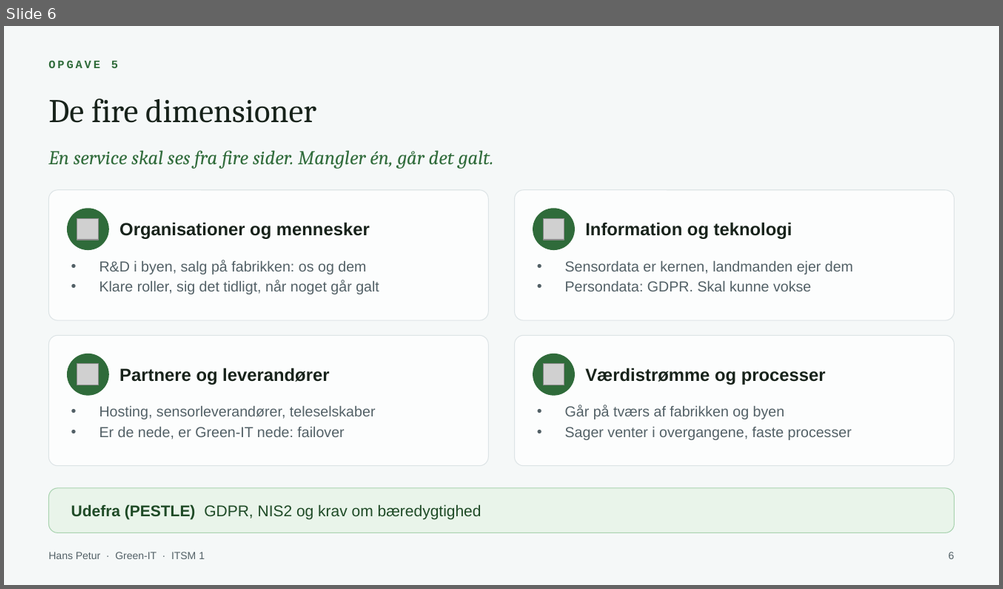
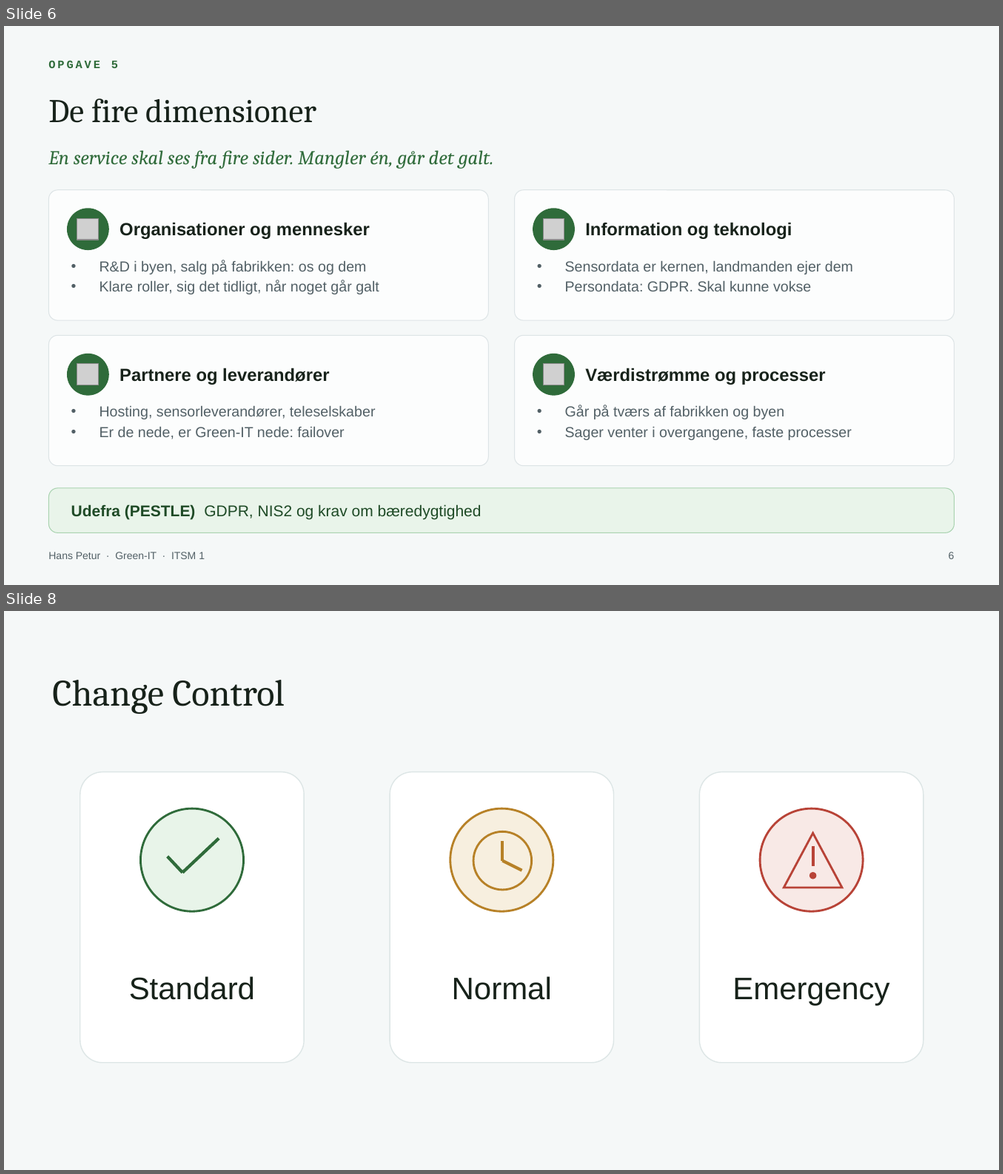
Before and after one commit to patrickhaahr/itil, a slide deck: praesentation/green-it-hans.pptx. Shown one above the other, each under a label of ours: slide 6 before the commit, slides 6 and 8 after it; the slides between them are not shown. The pictures are 1003x589 and 1003x1174 pixels, drawn with LibreOffice and Linux fonts; fonts in the diff are those of the drawing; grey boxes stand for pictures. Boxes give left, top, right and bottom in pixels: in the first picture for what was removed or moved away, otherwise in the second. Text is boxed around its words. In the diff, an @@ line names an element or a change of style, - is before the commit and + after.

```diff
--- a/praesentation/green-it-hans.pptx
+++ b/praesentation/green-it-hans.pptx
@@ slide 8 added at <box>4,611,999,1170</box>, background #F5F8F8 @@
@@ text added at <box>52,680,284,714</box>, 36 pt, text #17221A @@
+Change Control
@@ rounded rectangle added at <box>80,772,304,1063</box>, fill #FFFFFF, outline #DDE6E6 1 pt @@
@@ rounded rectangle added at <box>390,772,614,1063</box>, fill #FFFFFF, outline #DDE6E6 1 pt @@
@@ rounded rectangle added at <box>700,772,923,1063</box>, fill #FFFFFF, outline #DDE6E6 1 pt @@
@@ ellipse added at <box>141,809,244,911</box>, fill #E8F4E9, outline #2F6B3A 2 pt @@
@@ ellipse added at <box>450,809,553,911</box>, fill #F7EFDF, outline #B78127 2 pt @@
@@ ellipse added at <box>760,809,862,911</box>, fill #F8E9E6, outline #B84337 2 pt @@
@@ ellipse added at <box>473,832,532,890</box>, outline #B78127 2 pt @@
@@ line added from (182, 873) to (219, 839), #2F6B3A 3 pt @@
@@ line added from (503, 842) to (503, 861), #B78127 3 pt @@
@@ triangle added at <box>784,833,842,888</box>, outline #B84337 2 pt @@
@@ line added from (813, 846) to (813, 866), #B84337 3 pt @@
@@ line added from (168, 857) to (182, 873), #2F6B3A 3 pt @@
@@ line added from (503, 861) to (522, 871), #B78127 3 pt @@
@@ ellipse added at <box>810,873,816,879</box>, fill #B84337, outline #B84337 1 pt @@
@@ text added at <box>129,977,255,1000</box>, 30 pt, text #17221A @@
+Standard
@@ text added at <box>452,977,552,1000</box>, 30 pt, text #17221A @@
+Normal
@@ text added at <box>732,978,889,1005</box>, 30 pt, text #17221A @@
+Emergency
```
Also in this commit, not shown: 1 slide changed, 6 other slides added.
